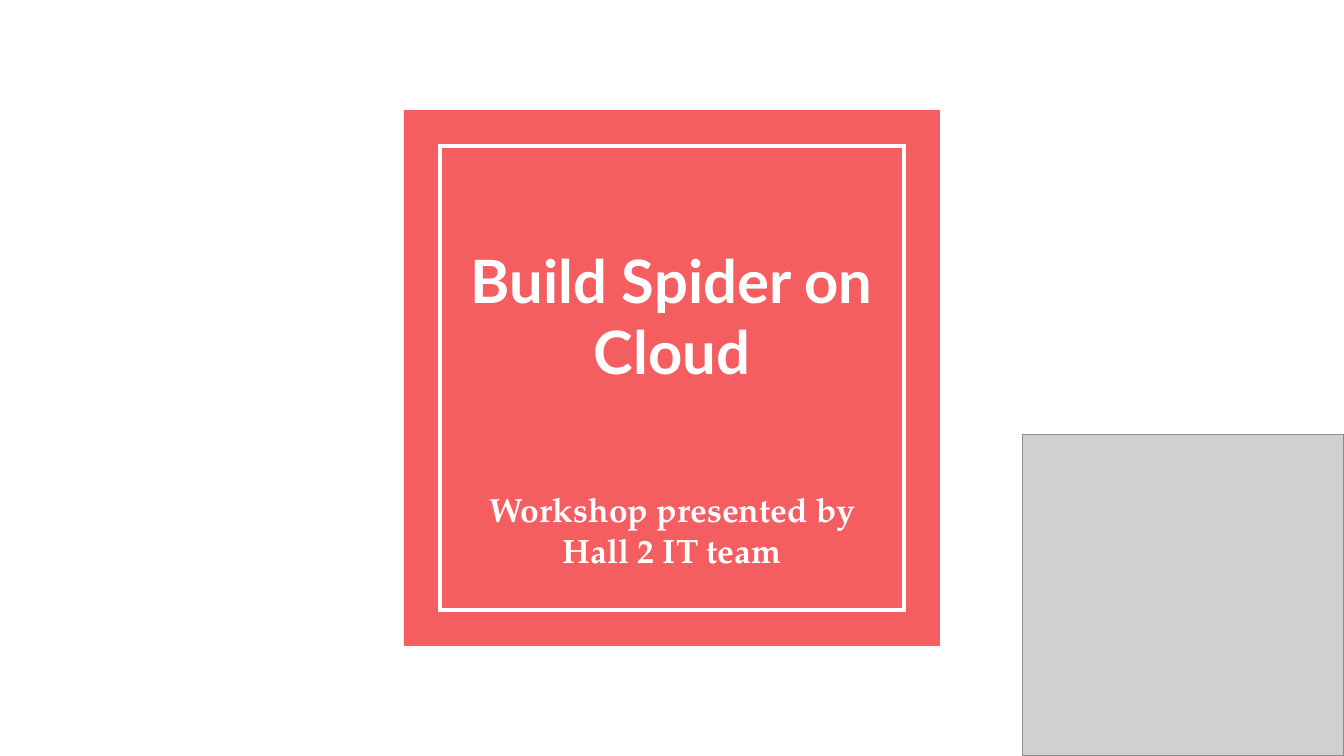
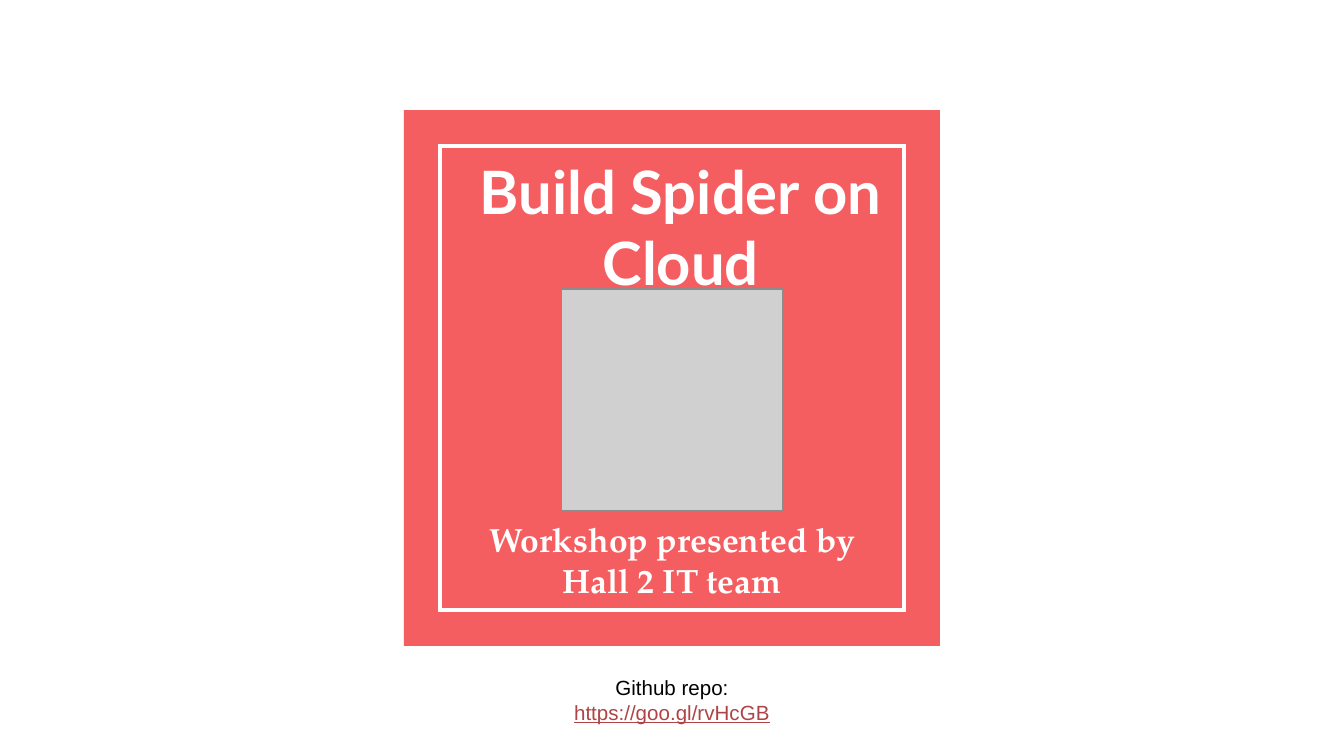
Before and after one commit to cityu-hall2/Workshop2-Spider-on-Python, a slide deck: slide 1 of Build Spider on Cloud.pptx. Drawn at 1344x756 pixels with LibreOffice and Linux fonts; fonts in the diff are those of the drawing; grey boxes stand for pictures. Boxes give left, top, right and bottom in pixels: in the first picture for what was removed or moved away, otherwise in the second. Text is boxed around its words. In the diff, an @@ line names an element or a change of style, - is before the commit and + after.

```diff
--- a/Build Spider on Cloud.pptx
+++ b/Build Spider on Cloud.pptx
@@ title "Build Spider on Cloud" rewrapped from box(471, 258, 873, 375) to box(480, 169, 881, 297) @@
@@ picture: place and size @@
-picture at box(1023, 434, 1344, 755)
+picture at box(562, 289, 784, 511)
@@ subtitle "Workshop presented by Hall 2 ...": place and size @@
-subtitle "Workshop presented by Hall 2 ..." at box(489, 498, 855, 564)
+subtitle "Workshop presented by Hall 2 ..." at box(489, 528, 855, 594)
@@ text added at box(574, 680, 769, 725), 11 pt, text #AF4345, underline @@
+Github repo: https://goo.gl/rvHcGB
```
Also in this commit, not shown: 8 other slides changed, 3 slides added, 1 slide removed.
